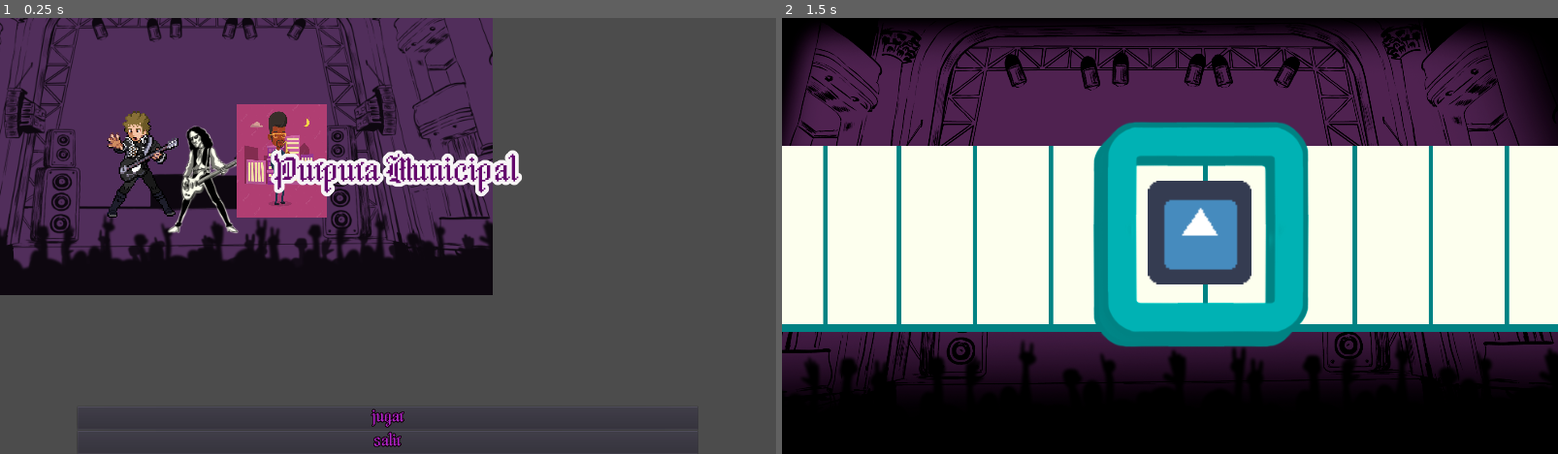
Above: before the commit, frames 1-2 (left to right).
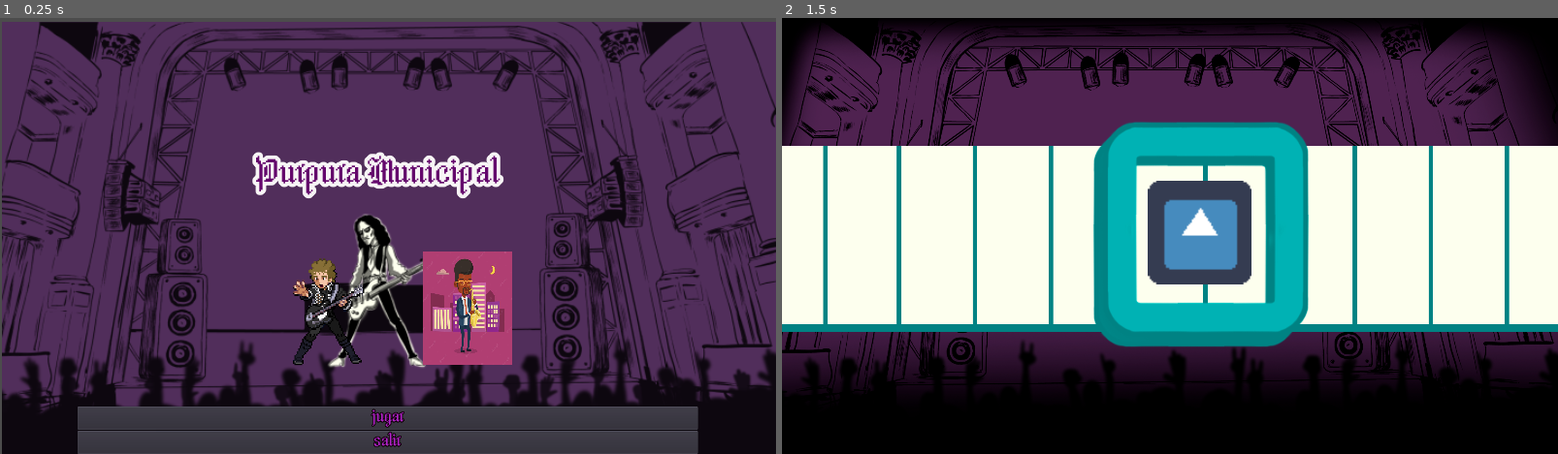
Above: after the commit, the same moments.

Repository: dannroda/PurpuraMunicipal
Game: Godot game, scene res://Menu.tscn
Two runs of this game, one before a commit and one after it. Both use one fixed random seed, a clock stepped at 60 frames per second and the inputs below. The engine's default icon, where the game draws it, is replaced by a stand-in: a white triangle on a blue panel in a dark square. Sound files missing from this copy of the repository are replaced by a short silence.
Inputs (mouse positions are in pixels of both pictures, inside the frame that each line leads up to):
- Up to frame 1 (0.25 s): no input
- Up to frame 2 (1.5 s): click "jugar" at 0.5 s; tap Enter (ui_accept) at 1.25 s; move the mouse to (1340, 214) at 1.27 s; hold Right (ui_right) from 1.28 s (still down)

The runs differ from the first frame. In frame 1, 72% of the frame differs, in the area x 0-100%, y 0-100%; in frame 2, nothing differs.

Commit message:
menu ui fix resolution + aspect ratio fix for window

Diff:
--- a/Menu.tscn
+++ b/Menu.tscn
@@ -9,6 +9,9 @@
 anchor_right = 1.0
 anchor_bottom = 1.0
 script = ExtResource( 1 )
+__meta__ = {
+"_edit_lock_": true
+}
 
 [node name="VBoxContainer" type="VBoxContainer" parent="."]
 anchor_left = 0.1
@@ -18,23 +21,32 @@
 margin_left = -0.400002
 margin_top = -117.0
 margin_right = -0.599976
+__meta__ = {
+"_edit_lock_": true
+}
 
 [node name="ButtonStart" type="Button" parent="VBoxContainer"]
-margin_right = 1092.0
+margin_right = 1535.0
 margin_bottom = 54.0
 custom_colors/font_color = Color( 0.705882, 0.141176, 0.8, 1 )
 custom_colors/font_color_hover = Color( 0.996078, 0.298039, 0.733333, 1 )
 custom_fonts/font = ExtResource( 2 )
 text = "jugar"
+__meta__ = {
+"_edit_lock_": true
+}
 
 [node name="ButtonExit" type="Button" parent="VBoxContainer"]
 margin_top = 58.0
-margin_right = 1092.0
+margin_right = 1535.0
 margin_bottom = 112.0
 custom_colors/font_color = Color( 0.705882, 0.141176, 0.8, 1 )
 custom_colors/font_color_hover = Color( 0.996078, 0.298039, 0.733333, 1 )
 custom_fonts/font = ExtResource( 2 )
 text = "salir"
+__meta__ = {
+"_edit_lock_": true
+}
 
 [node name="ButtonPlay" type="Button" parent="VBoxContainer"]
 visible = false
@@ -43,12 +55,18 @@
 margin_bottom = 170.0
 custom_fonts/font = ExtResource( 2 )
 text = "play"
+__meta__ = {
+"_edit_lock_": true
+}
 
 [node name="bajarVolumen" type="Button" parent="VBoxContainer"]
 visible = false
 margin_top = 116.0
 margin_right = 819.0
 margin_bottom = 136.0
+__meta__ = {
+"_edit_lock_": true
+}
 
 [node name="ParallaxBackground" parent="." instance=ExtResource( 3 )]
 
@@ -56,8 +74,10 @@
 anchor_left = 0.1
 anchor_right = 0.9
 anchor_bottom = 0.7
-margin_right = 40.0
-margin_bottom = 14.0
+margin_left = -45.0
+margin_top = 5.0
+margin_right = -5.0
+margin_bottom = 19.0
 custom_colors/font_color = Color( 0.396078, 0.0313726, 0.427451, 1 )
 custom_fonts/font = ExtResource( 4 )
 text = "Purpura Municipal"
--- a/ParallaxBackground.tscn
+++ b/ParallaxBackground.tscn
@@ -12,11 +12,12 @@
 motion_mirroring = Vector2( 3000, 3000 )
 
 [node name="Obras-teatro-municipal-telon" type="Sprite" parent="layer1"]
-position = Vector2( 524.038, 310.703 )
-scale = Vector2( 1.94688, 1.87415 )
+position = Vector2( 962.482, 547.648 )
+scale = Vector2( 2.682, 2.682 )
 texture = ExtResource( 1 )
 
 [node name="musico1" type="ParallaxLayer" parent="."]
+position = Vector2( 460, 365 )
 
 [node name="EwkQh-SwqainZn8" type="Sprite" parent="musico1"]
 position = Vector2( 342, 358 )
@@ -24,6 +25,7 @@
 texture = ExtResource( 4 )
 
 [node name="musico2" type="ParallaxLayer" parent="."]
+position = Vector2( 460, 365 )
 scale = Vector2( 0.3, 0.38 )
 
 [node name="Musico-tocando-ilustracion-saxofon107173-14301" type="Sprite" parent="musico2"]
